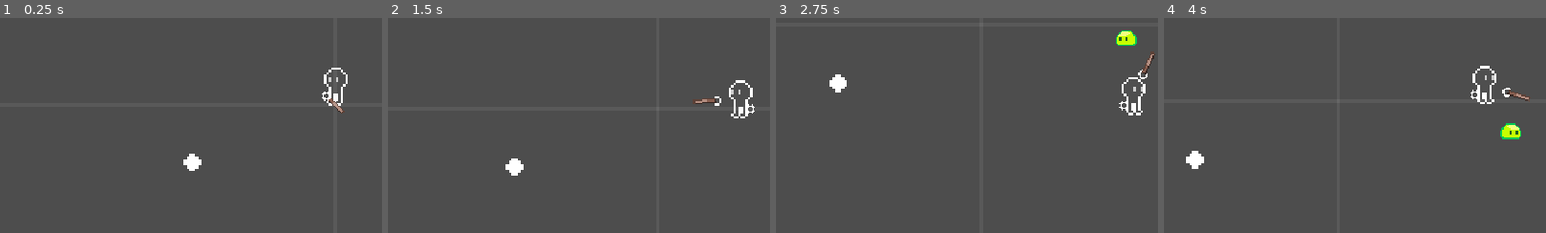
Above: before the commit, frames 1-4 (left to right).
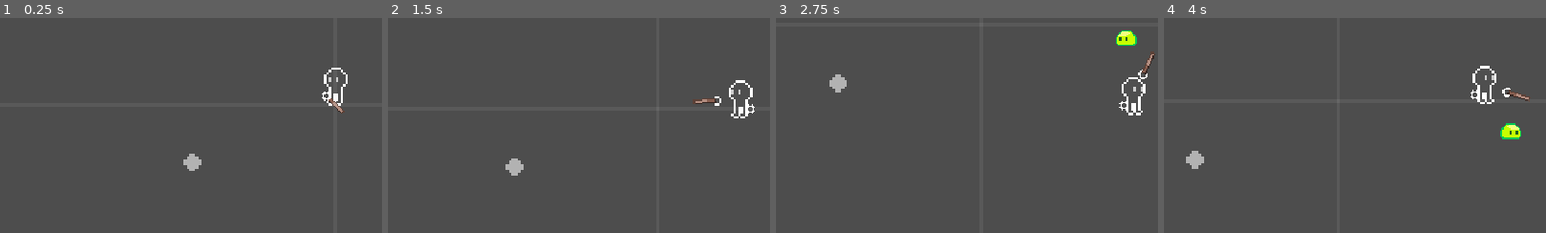
Above: after the commit, the same moments.

Repository: xharris/magicmissiles
Game: Godot game, scene res://game.tscn
Two runs of this game, one before a commit and one after it. Both use one fixed random seed, a clock stepped at 60 frames per second and the inputs below.
Inputs (mouse positions are % of the whole screen's width and height, from its top left):
- Up to frame 1 (0.25 s): no input
- Up to frame 2 (1.5 s): move the mouse to (72, 45) at 0.52 s; hold D (right) 0.53-1.28 s; hold Right mouse button (secondary, bound only after the commit) 0.53-1.28 s; move the mouse to (30, 55) at 1.27 s; hold S (down) from 1.28 s (still down); click (30, 55) at 1.35 s
- Up to frame 3 (2.75 s): right-click (30, 55) at 1.55 s; move the mouse to (60, 28) at 2.02 s; release S (down) at 2.03 s; hold D (right) from 2.03 s (still down); hold Right mouse button (secondary, bound only after the commit) from 2.03 s (still down)
- Up to frame 4 (4 s): move the mouse to (45, 70) at 2.77 s; release D (right) at 2.78 s; release Right mouse button (secondary, bound only after the commit) at 2.78 s; hold W (up) 2.78-3.53 s; right-click (45, 70) at 2.85 s; move the mouse to (80, 65) at 3.52 s; hold A (left) from 3.53 s (still down); hold Right mouse button (secondary, bound only after the commit) from 3.53 s (still down); click (80, 65) at 3.6 s
The pictures show only the part of the screen within x 6-56%, y 33-83%; the shares and areas given below are measured in that part.

The runs differ from the first frame. In frame 1, 0.3% of the frame differs, in the area x 48-53%, y 63-72%; in frame 2, 0.3%; in frame 3, 0.3%; in frame 4, 0.3%, in the area x 5-11%, y 61-71%.

Commit message:
moves transfer animation logic from MagicDest to MagicTransfer

Diff:
--- a/components/actor_control/actor_control.gd
+++ b/components/actor_control/actor_control.gd
@@ -2,6 +2,7 @@
 class_name ActorControl
 
 signal primary
+signal secondary
 
 var can_move: bool = true
 var can_primary: bool = true:
--- a/components/actor_control/player_control/player_control.gd
+++ b/components/actor_control/player_control/player_control.gd
@@ -1,5 +1,10 @@
 extends ActorControl
 class_name PlayerControl
+
+@export var secondary_hold_time = 2
+
+var _secondary_pressed: bool = false
+var _secondary_time: float = 0
 
 func _process(delta: float) -> void:
     if aim_position.is_zero_approx():
@@ -7,6 +12,13 @@
     else:
         aim_position = aim_position.lerp(get_global_mouse_position(), delta * 10)
     aim_direction = (aim_position - global_position).normalized()
+    if _secondary_pressed:
+        if _secondary_time >= secondary_hold_time:
+            _secondary_time = 0
+            secondary.emit()
+        _secondary_time += delta
+    else:
+        _secondary_time = 0
 
 func _unhandled_input(event: InputEvent) -> void:
     move_direction.x = Input.get_axis("left", "right")
@@ -14,3 +26,5 @@
 
     if event.is_action_released("primary"):
         primary.emit()
+
+    _secondary_pressed = event.is_action_pressed("secondary", true)
--- a/components/magic_transfer/dest/magic_dest.gd
+++ b/components/magic_transfer/dest/magic_dest.gd
@@ -6,57 +6,77 @@
 
 class Receiving:
     var magic: MagicConfig
-    var dest: MagicDest
-    var source: MagicSrc
-    var time: float
     var transfer: MagicTransfer
 
-    func update():
-        transfer.progress = time / source.transfer_duration
+class Transfer:
+    var magic: MagicConfig
+    var transfer: MagicTransfer
 
 @export var receive_target: Node2D
 var enabled: bool = false
-var magic: Array[MagicConfig]
+var magic: Array[MagicConfig]:
+    get:
+        var out: Array[MagicConfig]
+        out.assign(_finished.map(func (r: MagicTransfer): return r.magic))
+        return out
 
-var _log = Logs.new("magic_dest")#, Logs.Level.DEBUG)
-var _receiving: Dictionary[String, Receiving]
+var _log = Logs.new("magic_dest", Logs.Level.DEBUG)
+var _in_progress: Array[MagicConfig]
+var _finished: Array[MagicTransfer]
+var _want_src: MagicSrc
+var _want_timer: float = -1
+
+func release_all_magic():
+    _finished.clear()
+
+func can_receive(config: MagicConfig):
+    return _want_src == null and not (
+        _in_progress.any(func(m:MagicConfig): return m.equals(config)) or
+        magic.any(func(m:MagicConfig): return m.equals(config))
+    )
 
 func _ready() -> void:
     area_entered.connect(_area_entered)
     area_exited.connect(_area_exited)
 
 func _area_exited(area: Area2D):
-    if area is MagicSrc:
-        _receiving.erase(area.magic)
+    if area is MagicSrc and area == _want_src:
+        _want_src = null
+        _want_timer = -1
 
 func _area_entered(area: Area2D):
     if not enabled:
         return
     if area is MagicSrc:
-        if not _receiving.has(area.magic.resource_path) and not magic.has(area.magic):
-            print(_receiving)
-            _log.debug("receive magic start: %s" % [area.magic])
-            # show transfer progress
-            var recv = Receiving.new()
-            recv.magic = area.magic
-            recv.dest = self
-            recv.source = area
-            recv.time = 0
-            var target = self
-            if receive_target:
-                target = receive_target
-            recv.transfer = MagicTransfer.create(area.global_position, target, recv.magic)
-            _receiving.set(area.magic.resource_path, recv)
-            receive_started.emit(area.magic)
+        if can_receive(area.magic):
+            _want_timer = area.magic.transfer_wait_time
+            _want_src = area
+
+func _transfer_start(config: MagicConfig, from: Vector2):
+    _log.debug("magic transfer start: %s" % [config.resource_path])
+    # get transfer target node
+    var target = self
+    if receive_target:
+        target = receive_target
+    # create transfer node
+    var transfer = MagicTransfer.create(from, target, config)
+    transfer.finished.connect(_transfer_finished.bind(transfer))
+    _in_progress.append(config)
+    receive_started.emit(config)
+
+func _transfer_finished(transfer: MagicTransfer):
+    # the magic has arrived
+    _in_progress.erase(transfer.magic.resource_path)
+    _log.debug("magic transfer finished: %s" % [magic])
+    # store it
+    _finished.append(transfer)
+    receive_finished.emit(transfer.magic)
 
 func _process(delta: float) -> void:
     visible = enabled
-    for recv: Receiving in _receiving.values():
-        recv.transfer.progress = recv.time / recv.magic.transfer_duration
-        if recv.time >= recv.magic.transfer_duration:
-            _receiving.erase(recv.magic.resource_path)
-            magic.append(recv.magic)
-            _log.debug("receive magic finish: %s" % [recv.magic])
-            receive_finished.emit(recv.magic)
-        else:
-            recv.time += delta
+    if _want_timer > -1:
+        if _want_timer <= 0:
+            # can start transfer
+            _want_timer = -1
+            _transfer_start(_want_src.magic, _want_src.global_position)
+        _want_timer -= delta
--- a/components/magic_transfer/magic_config.gd
+++ b/components/magic_transfer/magic_config.gd
@@ -8,5 +8,11 @@
 @export var on_hit_effects: Array[StatusEffect]
 
 @export_group("Transfer", "transfer_")
+## time to wait for transfer to start
+@export var transfer_wait_time: float = 1
 @export var transfer_rotation_speed: float = 10
+## time to wait for transfer to finish
 @export var transfer_duration: float = 1
+
+func equals(other: MagicConfig) -> bool:
+    return resource_path == other.resource_path
--- a/components/magic_transfer/transfer/magic_transfer.gd
+++ b/components/magic_transfer/transfer/magic_transfer.gd
@@ -5,25 +5,35 @@
 
 static func create(start_position: Vector2, target: Node2D, magic: MagicConfig) -> MagicTransfer:
     var me = MagicTransfer.SCENE.instantiate()
-    me._start_position = start_position
+    me.global_position = start_position
     me.target = target
-    me._magic = magic
+    me.magic = magic
     Events.entity_created.emit(me)
     return me
 
+signal finished
+
 var target: Node2D
 var progress: float
+var magic: MagicConfig
 
-var _animation_position: Vector2
-var _start_position: Vector2
-var _magic: MagicConfig
+var _max_length: float
+var _target_offset: Vector2
+var _time: float
+var _done: bool
 
 func _ready() -> void:
-    global_position = _start_position
-    _animation_position = _start_position - target.global_position
+    _target_offset = global_position - target.global_position
+    _max_length = _target_offset.length()
+    _target_offset = _target_offset.normalized()
 
 func _process(delta: float) -> void:
+    # increase progression
+    _time += delta
+    progress = clampf(_time / magic.transfer_duration, 0, 1)
+    if progress >= 1 and not _done:
+        _done = true
+        finished.emit()
     # rotate around target position while closing in
-    _animation_position = _animation_position.rotated(delta * _magic.transfer_rotation_speed)
-    var max_length = (target.global_position - _start_position).length()
-    global_position = target.global_position + (_animation_position.normalized() * lerpf(max_length, 0, progress))
+    _target_offset = _target_offset.rotated(delta * magic.transfer_rotation_speed).normalized()
+    global_position = target.global_position + (_target_offset * lerpf(_max_length, 0, progress))
--- a/levels/dev/dev.tscn
+++ b/levels/dev/dev.tscn
@@ -26,6 +26,7 @@
 position = Vector2(336, -16)
 
 [node name="Campfire" parent="." unique_id=1682679037 instance=ExtResource("6_0qlot")]
+modulate = Color(1, 1, 1, 0.5686275)
 position = Vector2(-240, 96)
 
 [node name="PatrolArea" parent="." unique_id=1003190847 instance=ExtResource("5_qf2dv")]
--- a/project.godot
+++ b/project.godot
@@ -71,7 +71,12 @@
 }
 primary={
 "deadzone": 0.2,
-"events": [Object(InputEventMouseButton,"resource_local_to_s …(136 unchanged characters)… alse,"button_mask":1,"position":Vector2(394, 52),"global_position":Vector2(413, 148),"factor":1.0,"button_index":1,"canceled":false,"pressed":true,"double_click":true,"script":null)
+"events": [Object(InputEventMouseButton,"resource_local_to_s …(136 unchanged characters)… alse,"button_mask":1,"position":Vector2(1083, 30),"global_position":Vector2(1102, 126),"factor":1.0,"button_index":1,"canceled":false,"pressed":true,"double_click":false,"script":null)
+]
+}
+secondary={
+"deadzone": 0.2,
+"events": [Object(InputEventMouseButton,"resource_local_to_scene":false,"resource_name":"","device":-1,"window_id":0,"alt_pressed":false,"shift_pressed":false,"ctrl_pressed":false,"meta_pressed":false,"button_mask":2,"position":Vector2(271, 28),"global_position":Vector2(290, 124),"factor":1.0,"button_index":2,"canceled":false,"pressed":true,"double_click":false,"script":null)
 ]
 }
 
